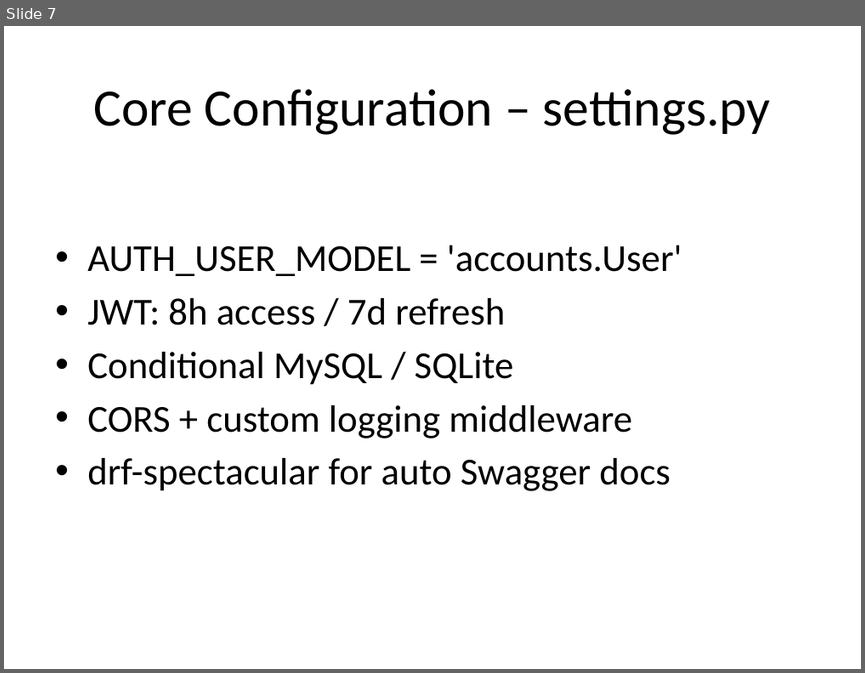
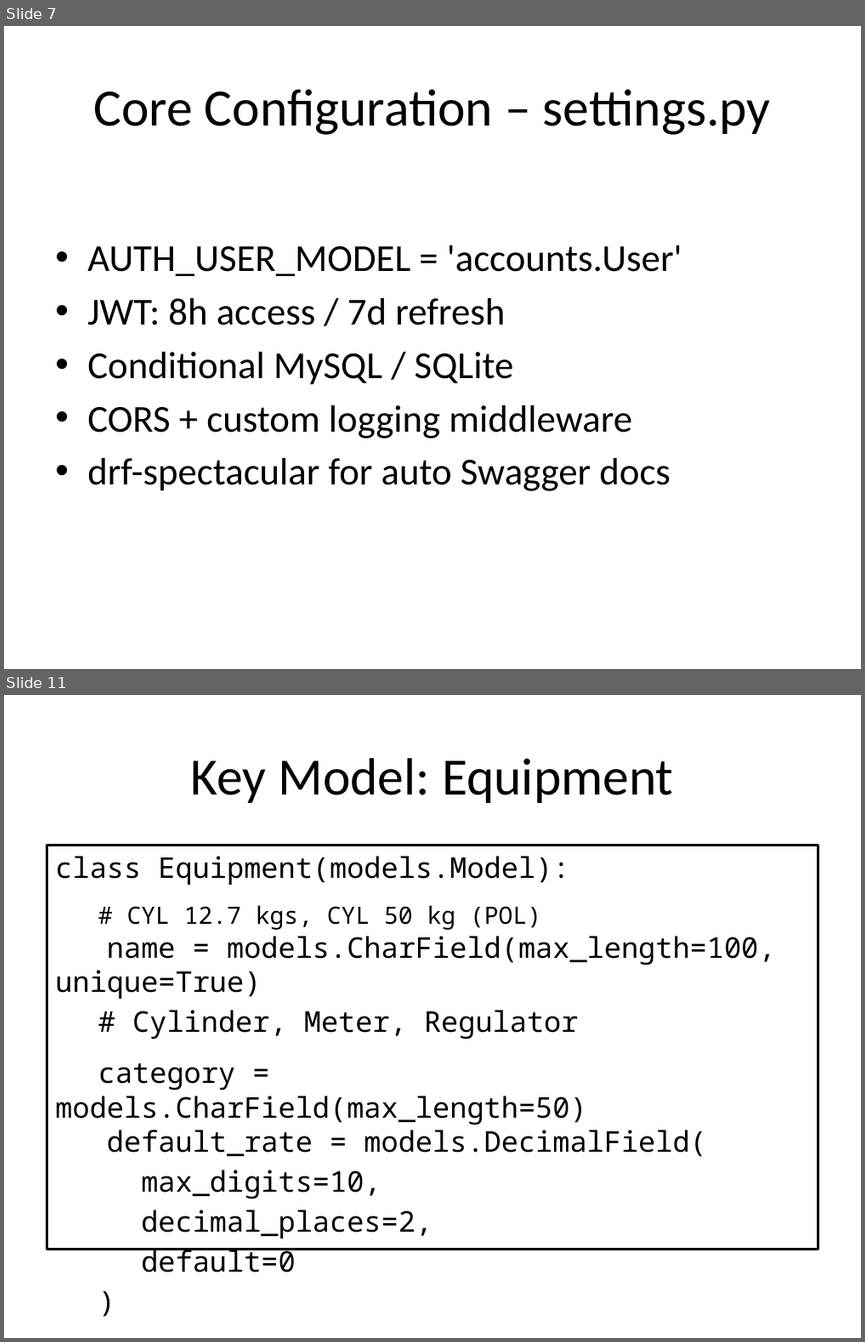
Before and after one commit to seanwhs/ScratchPad, a slide deck: Project-Refill/HSH_LPG_Backend_Walkthrough_Jan2026.pptx. Shown one above the other, each under a label of ours: slide 7 before the commit, slides 7 and 11 after it; the slides between them are not shown. The pictures are 865x673 and 865x1342 pixels, drawn with LibreOffice and Linux fonts; fonts in the diff are those of the drawing. Boxes give left, top, right and bottom in pixels: in the first picture for what was removed or moved away, otherwise in the second. Text is boxed around its words. In the diff, an @@ line names an element or a change of style, - is before the commit and + after.

```diff
--- a/Project-Refill/HSH_LPG_Backend_Walkthrough_Jan2026.pptx
+++ b/Project-Refill/HSH_LPG_Backend_Walkthrough_Jan2026.pptx
@@ slide 11 added at bbox=[4, 695, 861, 1338], background #FFFFFF @@
@@ title added at bbox=[191, 758, 673, 803], 44 pt, text #000000 @@
+Key Model: Equipment
@@ text added at bbox=[46, 845, 818, 1248], fill #FFFFFF, outline #000000 2 pt, 24 pt, text #000000 @@
+class Equipment(models.Model):
+# CYL 12.7 kgs, CYL 50 kg (POL)
+name = models.CharField(max_length=100, unique=True)
+# Cylinder, Meter, Regulator
+category = models.CharField(max_length=50)
+default_rate = models.DecimalField(
+max_digits=10,
+decimal_places=2,
+default=0
+)
```
Also in this commit, not shown: 11 slides changed, 15 other slides added.
